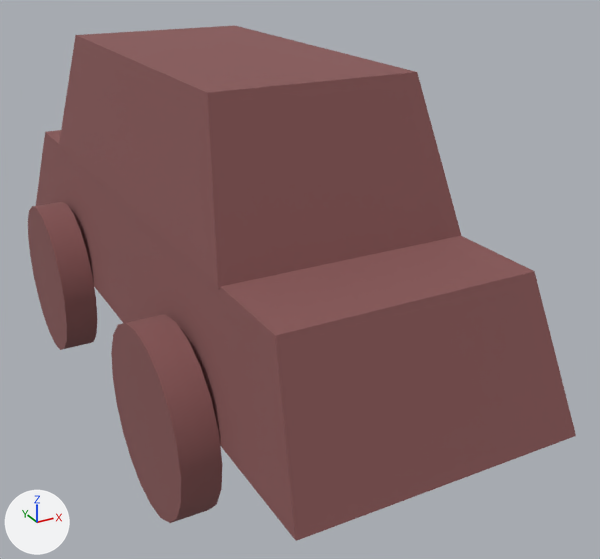
One commit to the glTF model wheel3.glb: the scene before it, then after it.
One viewpoint serves both versions: a 50 mm lens placed at (-0.579, -1.32, 1.184), pointed at (0.094, -0.097, 0.572). Lighting does not change. The marker at lower left points along +X, +Y and +Z. Where no turn or scale is listed for an object, it has been applied to the vertices.

Script lines for the objects in view, before the commit:
```python
mat_lambert1 = principled_material('lambert1')
mat_lambert1.base_color = (0.251, 0.098, 0.098)  # brown #895858
mat_lambert1.roughness = 1.0
me_wheel_wheel_pcube2 = bpy.data.meshes.new('wheel:wheel:pCube2')
me_wheel_wheel_pcube2.from_pydata(...)  # 8 vertices, 12 faces; spans x -0.22..0.219, y -0.659..0.659, z -0.129..0.089
me_wheel_wheel_pcube2.materials.append(mat_lambert1)  # brown #895858
me_wheel_wheel_pcube3 = bpy.data.meshes.new('wheel:wheel:pCube3')
me_wheel_wheel_pcube3.from_pydata(...)  # 8 vertices, 12 faces; spans x -0.199..0.198, y -0.412..0.412, z -0.117..0.117
me_wheel_wheel_pcube3.materials.append(mat_lambert1)  # brown #895858
me_wheel_wheel_pcylinder2 = bpy.data.meshes.new('wheel:wheel:pCylinder2')
me_wheel_wheel_pcylinder2.from_pydata(...)  # a 20-sided cylinder along x spanning x -0.03..0.03, y -0.15..0.15, z -0.15..0.15
me_wheel_wheel_pcylinder2.materials.append(mat_lambert1)  # brown #895858
me_wheel_wheel_pcylinder3 = bpy.data.meshes.new('wheel:wheel:pCylinder3')
me_wheel_wheel_pcylinder3.from_pydata(...)  # a 20-sided cylinder along x spanning x -0.03..0.03, y -0.15..0.15, z -0.15..0.15
me_wheel_wheel_pcylinder3.materials.append(mat_lambert1)  # brown #895858
ob_wheel_wheel_pcube2 = bpy.data.objects.new('wheel:wheel:pCube2', me_wheel_wheel_pcube2)
ob_wheel_wheel_pcube2.location = (0.0, 0.0, 0.655)
ob_wheel_wheel_pcube3 = bpy.data.objects.new('wheel:wheel:pCube3', me_wheel_wheel_pcube3)
ob_wheel_wheel_pcube3.location = (0.0, 0.0, 0.857)
ob_wheel_wheel_pcylinder2 = bpy.data.objects.new('wheel:wheel:pCylinder2', me_wheel_wheel_pcylinder2)
ob_wheel_wheel_pcylinder2.location = (-0.25, 0.3, 0.5)
ob_wheel_wheel_pcylinder3 = bpy.data.objects.new('wheel:wheel:pCylinder3', me_wheel_wheel_pcylinder3)
ob_wheel_wheel_pcylinder3.location = (-0.25, -0.3, 0.5)
```
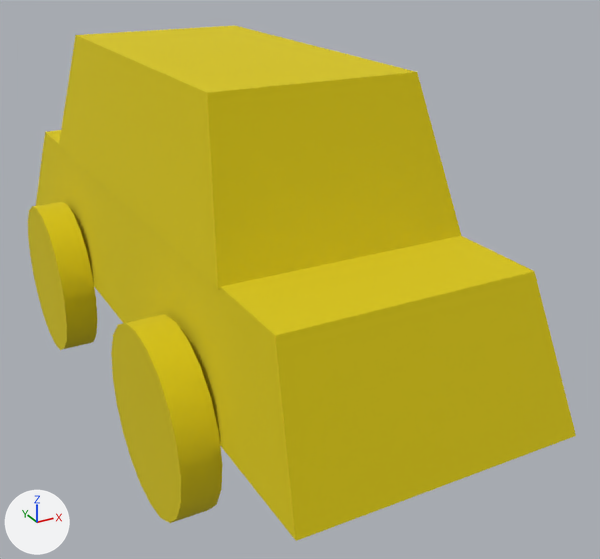
Pixel boxes (x1, y1, x2, y2) of what changed, in the pictures (600 x 559 px):
'wheel:wheel:pCube2', recoloured (brown to yellow): (36, 130, 576, 541) in both
'wheel:wheel:pCube3', recoloured (brown to yellow): (59, 25, 461, 289) in both
'wheel:wheel:pCylinder3', recoloured (brown to yellow): (111, 314, 222, 523) in both
'wheel:wheel:pCylinder2', recoloured (brown to yellow): (28, 202, 97, 350) in both

The change, as a list of edits to the scene's bpy script:
```text
Change mat_lambert1:
    mat_lambert1.base_color: (0.251, 0.098, 0.098) -> (0.702, 0.573, 0.0)  # brown #895858 -> yellow #dac700
```
